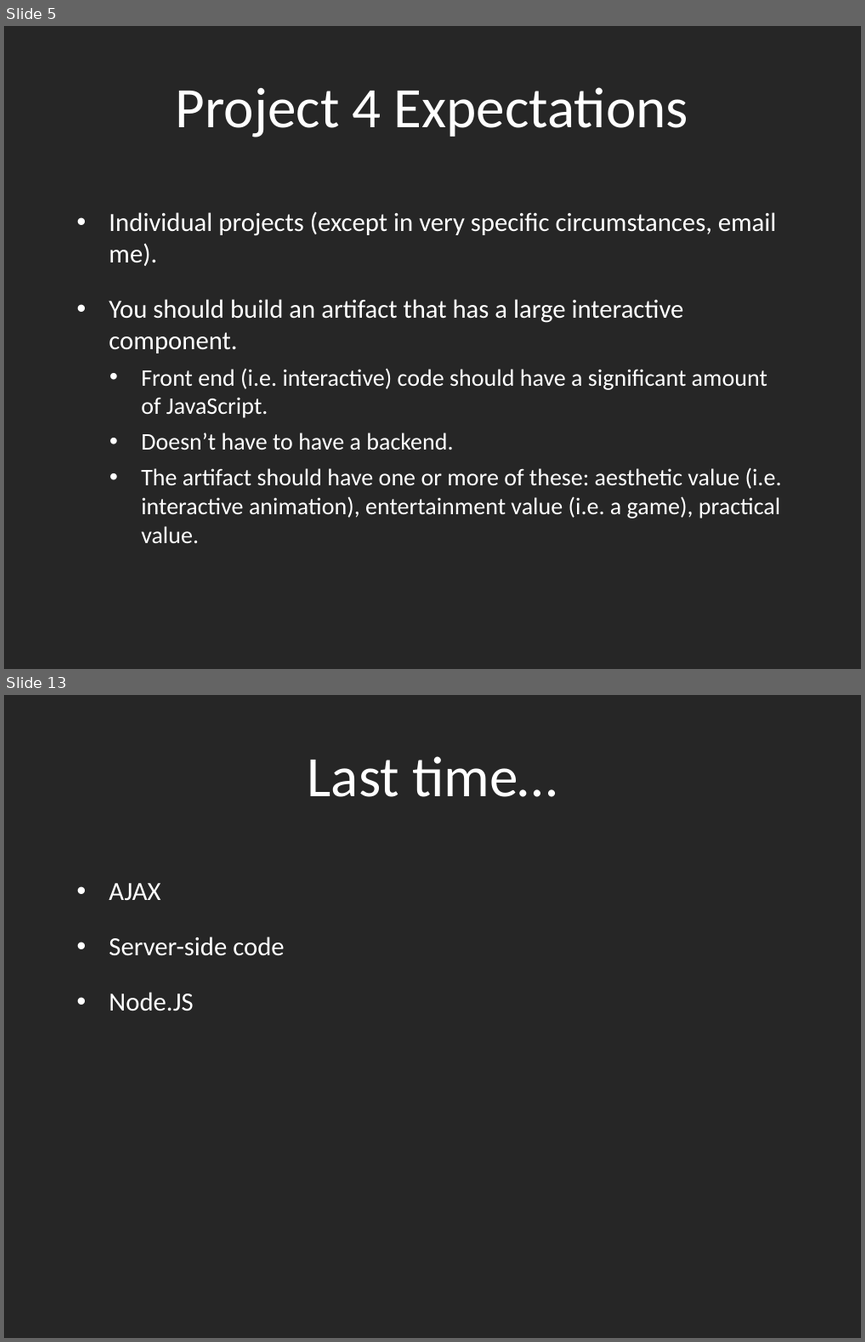
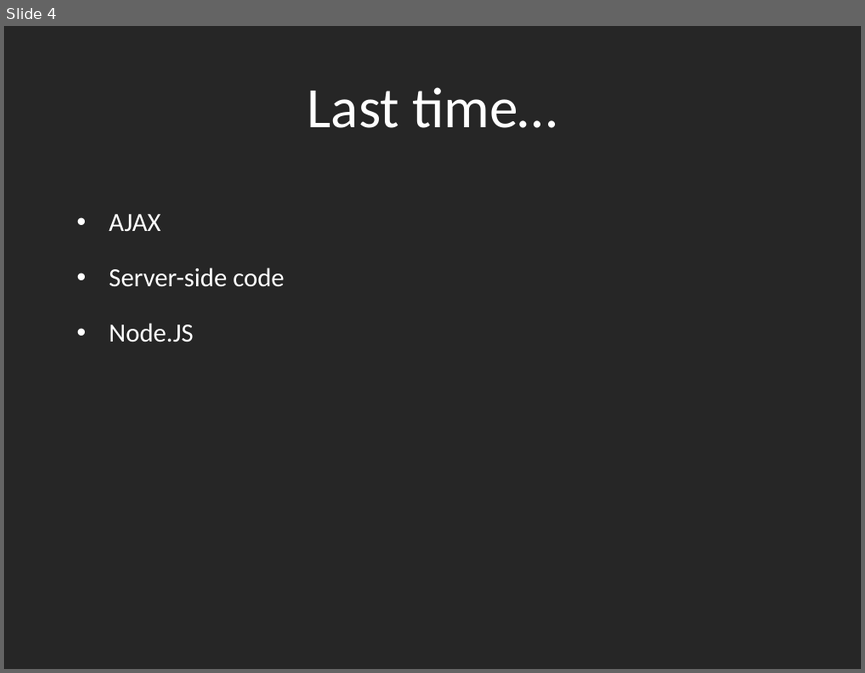
Before and after one commit to dantasse/ssuiweb2014, a slide deck: week09/week09.pptx. Shown one above the other, each under a label of ours: slides 5 and 13 before the commit, slide 4 after it; the slides between them are not shown. The pictures are 865x1342 and 865x673 pixels, drawn with LibreOffice and Linux fonts; fonts in the diff are those of the drawing. Boxes give left, top, right and bottom in pixels: in the first picture for what was removed or moved away, otherwise in the second. Text is boxed around its words. In the diff, an @@ line names an element or a change of style, - is before the commit and + after.

```diff
--- a/week09/week09.pptx
+++ b/week09/week09.pptx
@@ slide 5 removed at bbox=[4, 26, 861, 669], background #262626 @@
@@ title removed at bbox=[176, 87, 688, 137] @@
-Project 4 Expectations
@@ text removed at bbox=[109, 211, 782, 543] @@
-• Individual projects (except in very specific circumstances, email me).
-• You should build an artifact that has a large interactive component.
-  • Front end (i.e. interactive) code should have a significant amount of JavaScript.
-  • Doesn’t have to have a backend.
-  • The artifact should have one or more of these: aesthetic value (i.e. interactive animation), entertainment value (i.e. a game), practical value.
@@ what was slide 13 is now slide 4 @@
```
Also in this commit, not shown: 3 slides changed, 32 slides added, 8 other slides removed.
